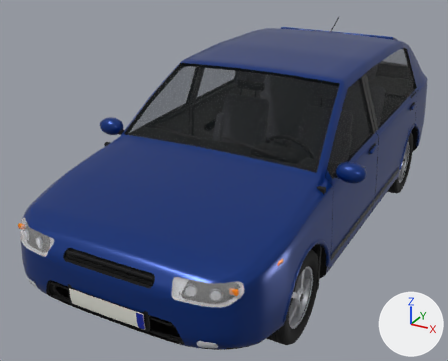
One commit to the Blender file data/models/cars/kleinwagen/kleinwagen.blend: the scene before it, then after it.
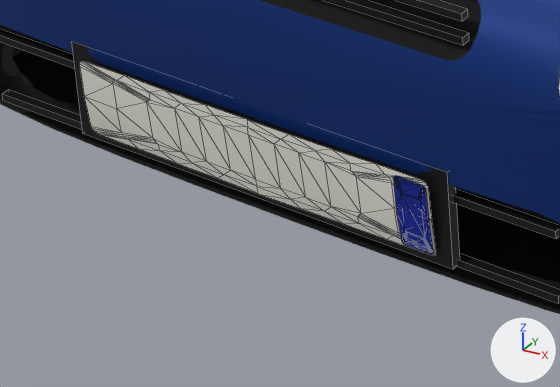
The first picture shows the older version from a 50 mm camera at (1.97, -4.35, 2.52) aimed at (-0.25, -0.32, 0.5). The close-ups show the older and then the newer version on the part from 12% to 38% of the width and 76% to 99% of the height of that picture. Only the edits that show in the close-ups are written down. The axes (+X, +Y, +Z) are drawn at lower right. The lights are the same throughout. The close-ups show mesh edges as thin lines.

Names of what the first close-up shows: 'body', 'decals', 'details'.
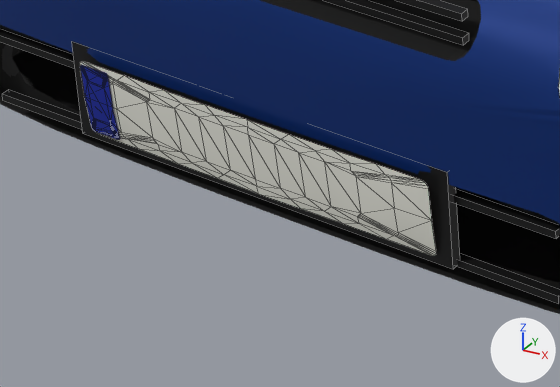
Location of each change, [x1, y1, x2, y2] in pixels of the close-ups (560 x 387 px; the box of a moved part takes in the faces that stretch with it):
part 1 of me_decals, moved or reshaped: before [393, 176, 433, 254]; after [80, 65, 120, 140]

Edits to the bpy script that builds the scene:
```text
Change me_decals:
    where me_decals.from_pydata(...)  # 1478 vertices, 2420 faces; spans x -0.88..0.88, y -2.13..2.03, z 0.37..0.98
    used by ob_decals; parent = ob_body; location = (0.0, 0.0, 0.0)
    me_decals part 1: the loose piece of 42 vertices spanning x 0.21..0.26, y -2.13..-2.12, z 0.42..0.52 is moved by (-0.47, 0.0, 0.0)
```
